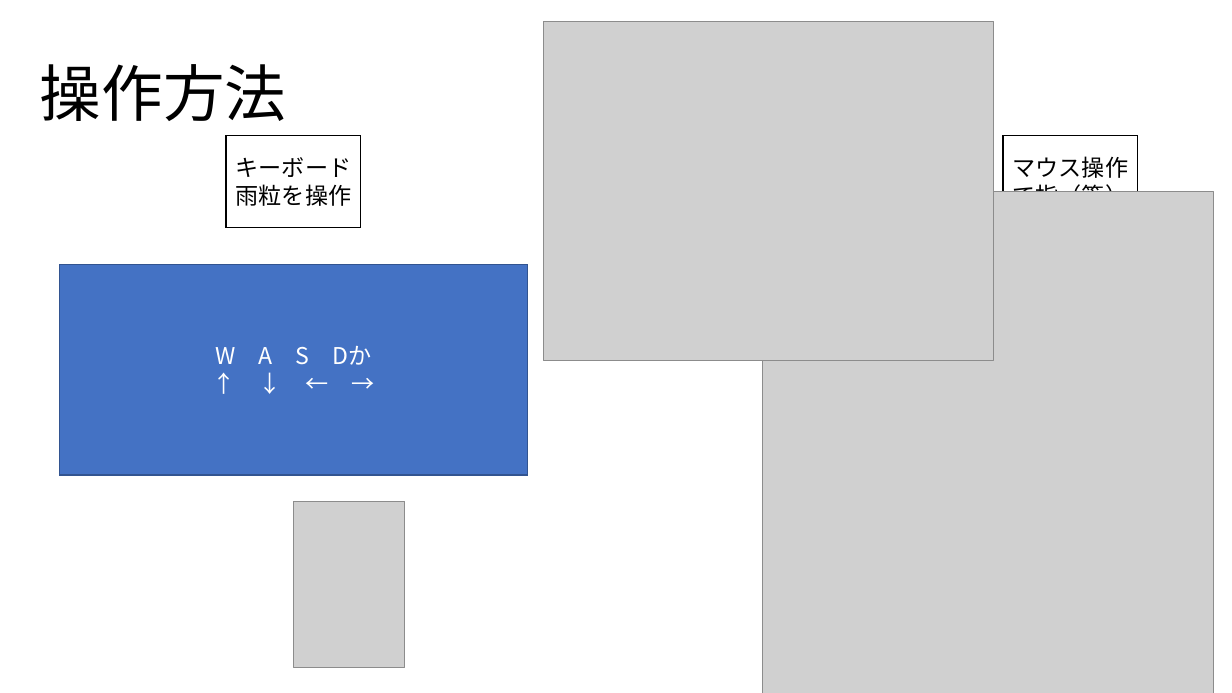
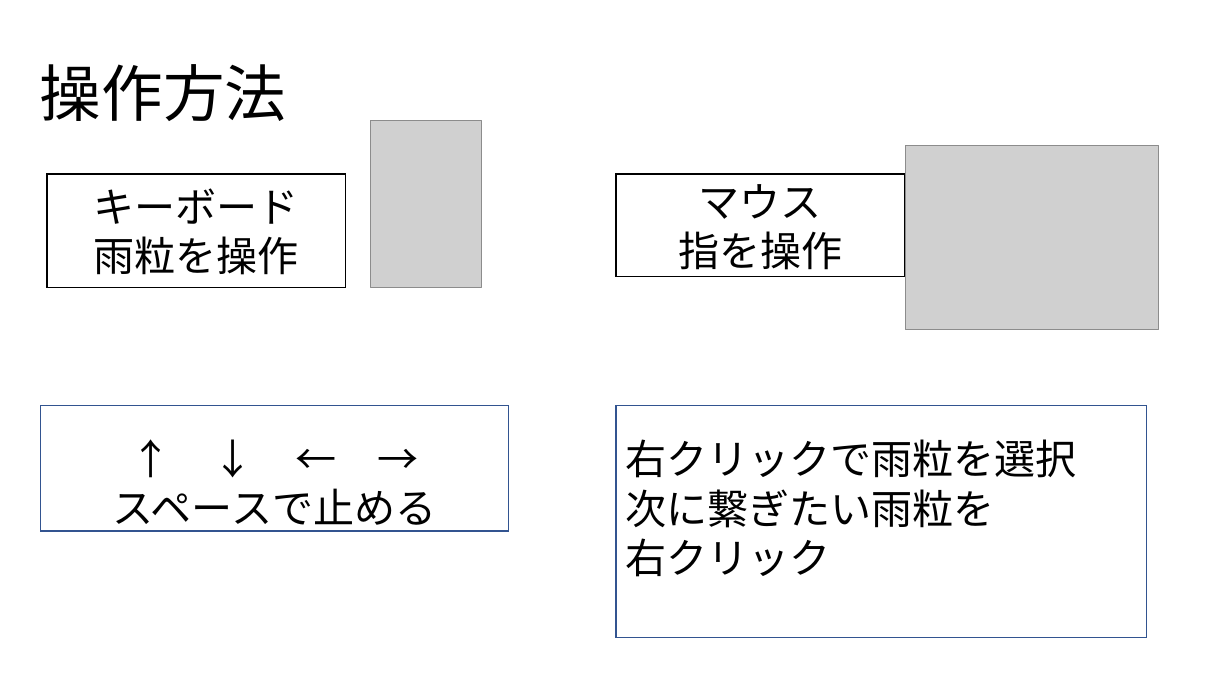
Before and after one commit to 2025Game/12Yamamoto, a slide deck: slide 8 of 3DLV3/Plam/雨粒を使って描く.pptx (slide 5 before the commit). Drawn at 1232x693 pixels with LibreOffice and Linux fonts; fonts in the diff are those of the drawing; grey boxes stand for pictures. Boxes give left, top, right and bottom in pixels: in the first picture for what was removed or moved away, otherwise in the second. Text is boxed around its words. In the diff, an @@ line names an element or a change of style, - is before the commit and + after.

```diff
--- a/3DLV3/Plam/雨粒を使って描く.pptx
+++ b/3DLV3/Plam/雨粒を使って描く.pptx
@@ picture: place and size @@
-picture at (294, 501, 406, 667)
+picture at (371, 121, 482, 287)
@@ picture: place and size @@
-picture at (543, 21, 994, 360)
+picture at (906, 145, 1159, 330)
@@ rectangle "キーボード": place and size @@
-rectangle "キーボード" at (226, 136, 361, 228)
+rectangle "キーボード" at (47, 174, 346, 287)
@@ rectangle "キーボード" at (47, 174, 346, 287): size 18 to 32 pt @@
@@ rectangle "マウス": place and size @@
-rectangle "マウス" at (1004, 136, 1139, 228)
+rectangle "マウス" at (616, 174, 906, 276)
@@ text in rectangle at (678, 184, 842, 277): text changed; size 18 to 32 pt @@
-マウス操作
-で指（筆）
+マウス
+指を操作
@@ picture removed at (762, 191, 1214, 693) @@
@@ text in rectangle at (215, 346, 372, 365): paragraph removed @@
-W A S Dか
@@ rectangle "↑ ↓ ← →": place and size @@
-rectangle "↑ ↓ ← →" at (59, 264, 528, 475)
+rectangle "↑ ↓ ← →" at (41, 406, 509, 531)
@@ rectangle "↑ ↓ ← →" at (41, 406, 509, 531): size 18 to 32 pt, text colour #FFFFFF to #000000 in "↑ ↓ ← →"; fill #4472C4 to #FFFFFF @@
@@ rectangle added at (616, 406, 1147, 638), fill #FFFFFF, outline #325491 1 pt, 32 pt, text #000000 @@
+右クリックで雨粒を選択
+次に繋ぎたい雨粒を
+右クリック
@@ text in rectangle at (113, 488, 437, 532): paragraph added @@
+スペースで止める
```
Also in this commit, not shown: 6 other slides changed, 2 slides added, 4 slides removed, 2 other files.
